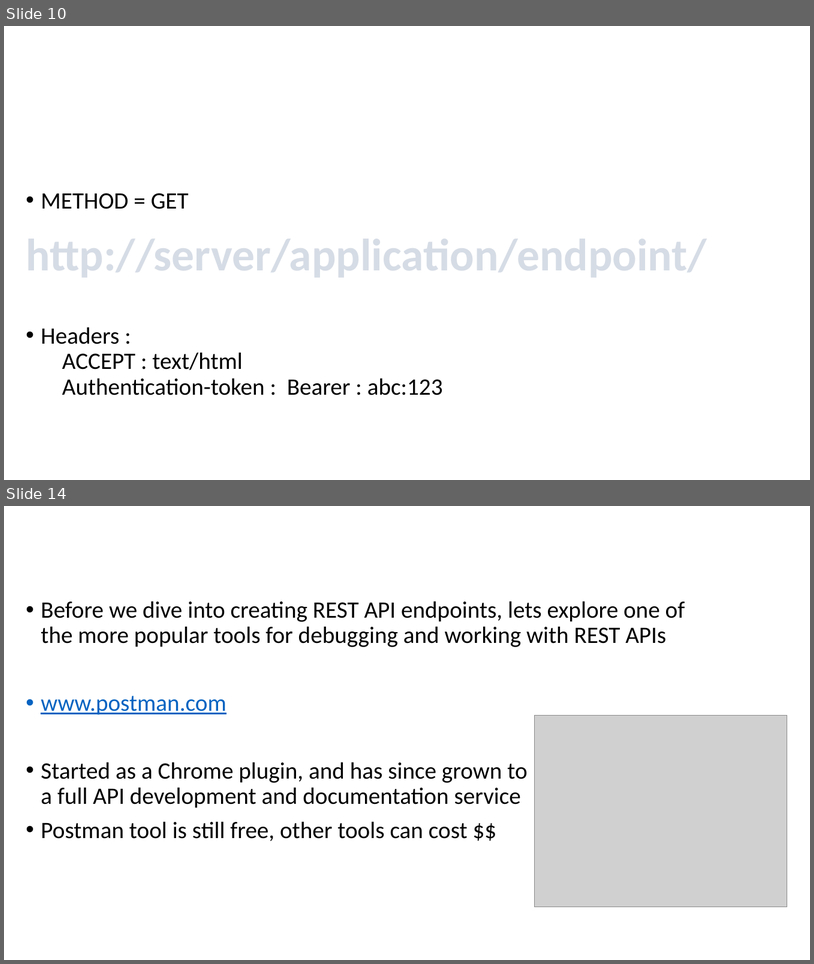
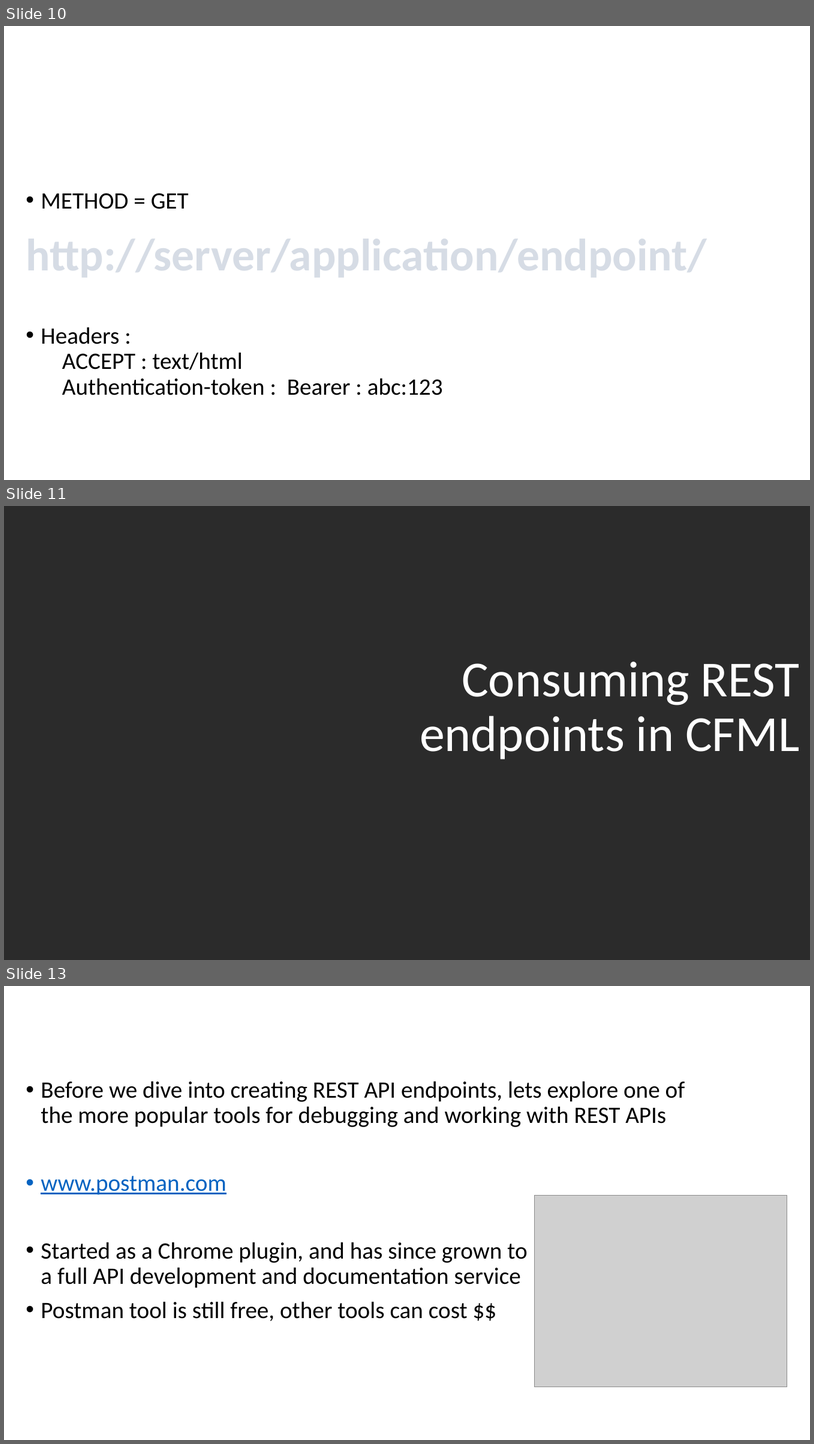
Before and after one commit to quetwo/hawaii-apis, a slide deck: HawaiiCFUG - APIs.pptx. Shown one above the other, each under a label of ours: slides 10 and 14 before the commit, slides 10, 11 and 13 after it; the slides between them are not shown. The pictures are 814x964 and 814x1444 pixels, drawn with LibreOffice and Linux fonts; fonts in the diff are those of the drawing; grey boxes stand for pictures; background and template pictures are left out; a plain dark background stands for a picture behind light text. Boxes give left, top, right and bottom in pixels: in the first picture for what was removed or moved away, otherwise in the second. Text is boxed around its words. In the diff, an @@ line names an element or a change of style, - is before the commit and + after.

Commit message:
Adding demo 0 for examples on how to consume REST endpoints with cfhttp

```diff
--- a/HawaiiCFUG - APIs.pptx
+++ b/HawaiiCFUG - APIs.pptx
@@ slide 11 added at [4, 506, 810, 960], background picture (left out) @@
@@ title added at [420, 661, 800, 759], 60 pt, text #FFFFFF @@
+Consuming REST endpoints in CFML
@@ what was slide 14 is now slide 13 @@
```
Also in this commit, not shown: 1 slide changed, 3 other slides added, 2 other files.
